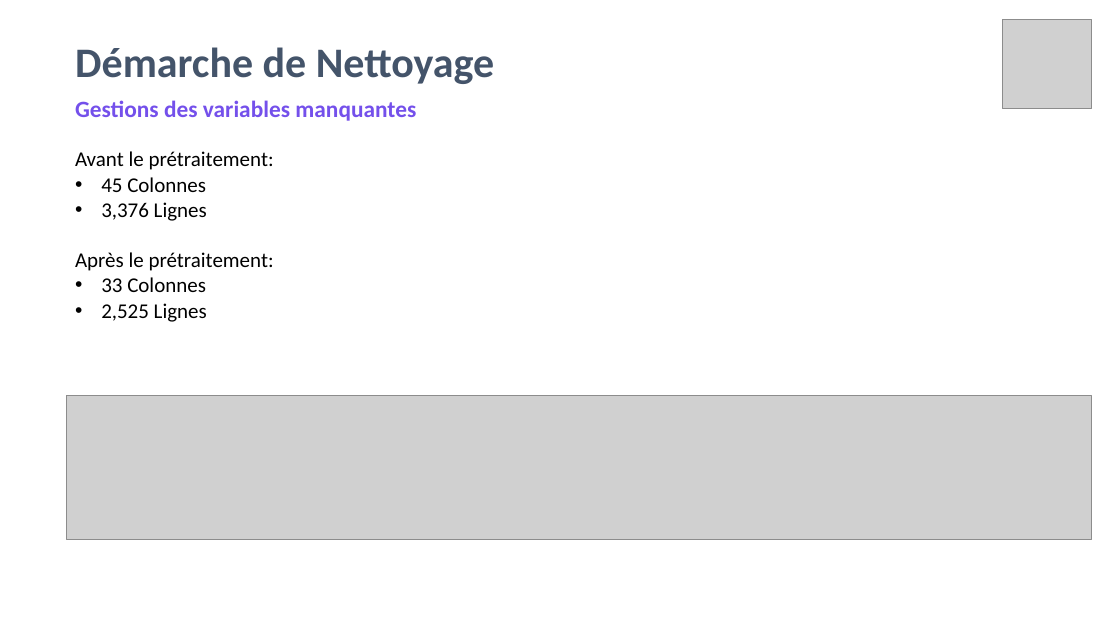
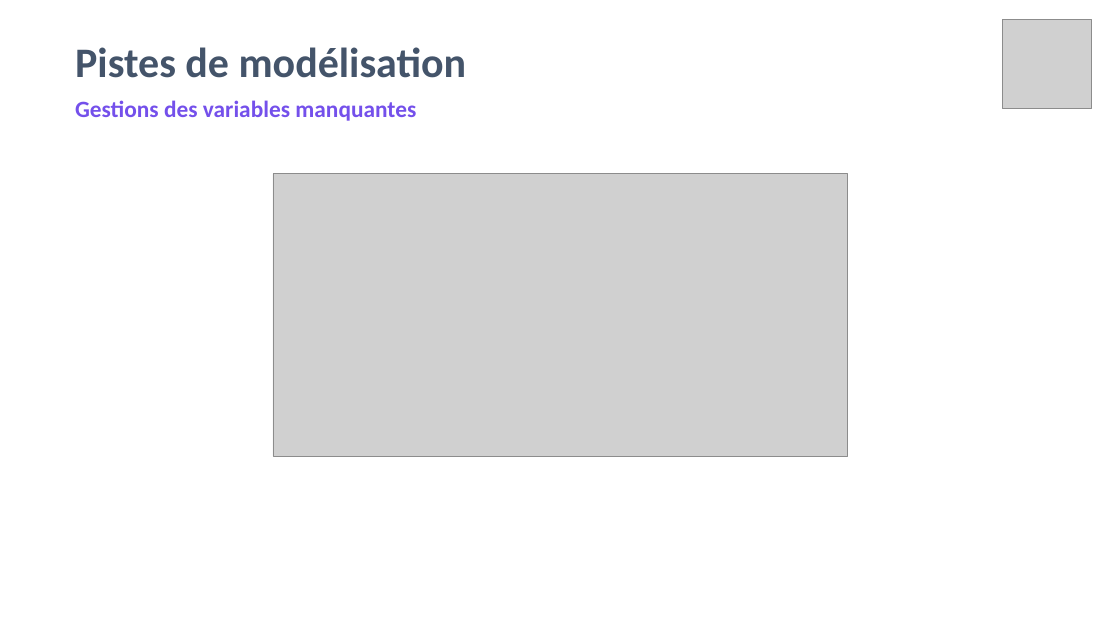
Before and after one commit to amaye15/OpenClassroom--Machine-Learning-Engineer, a slide deck: slide 11 of P4/P4.pptx (slide 8 before the commit). Drawn at 1120x630 pixels with LibreOffice and Linux fonts; fonts in the diff are those of the drawing; grey boxes stand for pictures. Boxes give left, top, right and bottom in pixels: in the first picture for what was removed or moved away, otherwise in the second. Text is boxed around its words. In the diff, an @@ line names an element or a change of style, - is before the commit and + after.

```diff
--- a/P4/P4.pptx
+++ b/P4/P4.pptx
@@ title at (75, 47, 467, 78): text changed @@
-Démarche de Nettoyage
+Pistes de modélisation
@@ text removed at (75, 151, 274, 322) @@
-Avant le prétraitement:
-• 45 Colonnes
-• 3,376 Lignes
-Après le prétraitement:
-• 33 Colonnes
-• 2,525 Lignes
@@ picture added at (273, 174, 847, 456) @@
@@ picture removed at (67, 396, 1092, 539) @@
```
Also in this commit, not shown: 6 other slides changed, 3 slides added, 1 slide removed, 5 other files.
